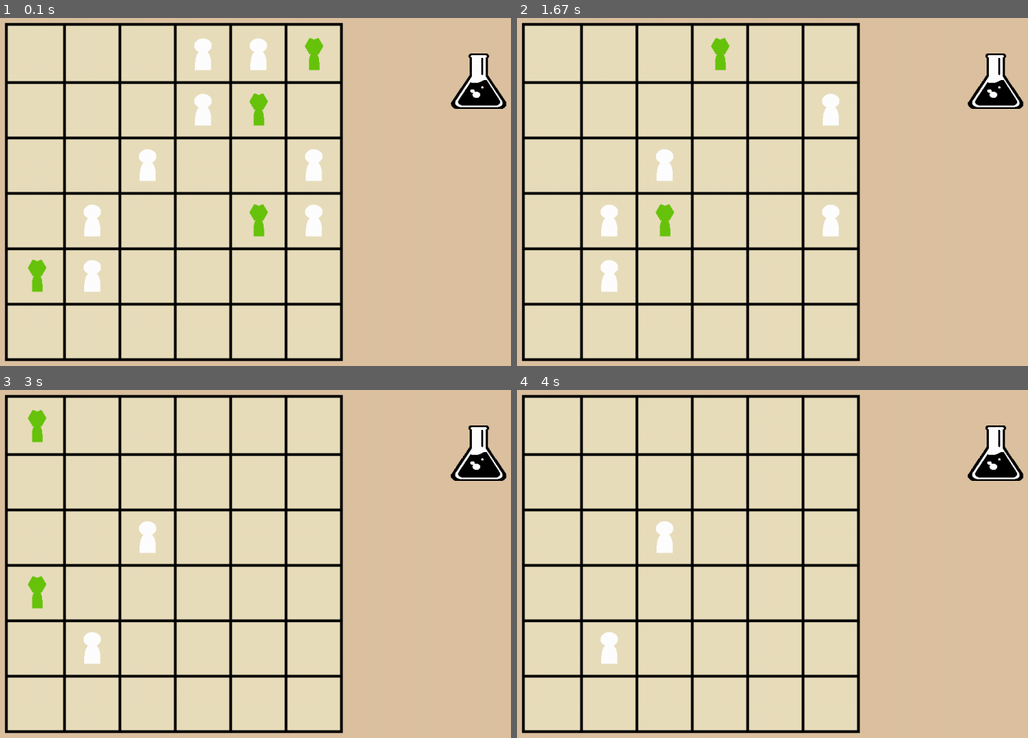
Above: before the commit, frames 1-4 (two rows, left to right).
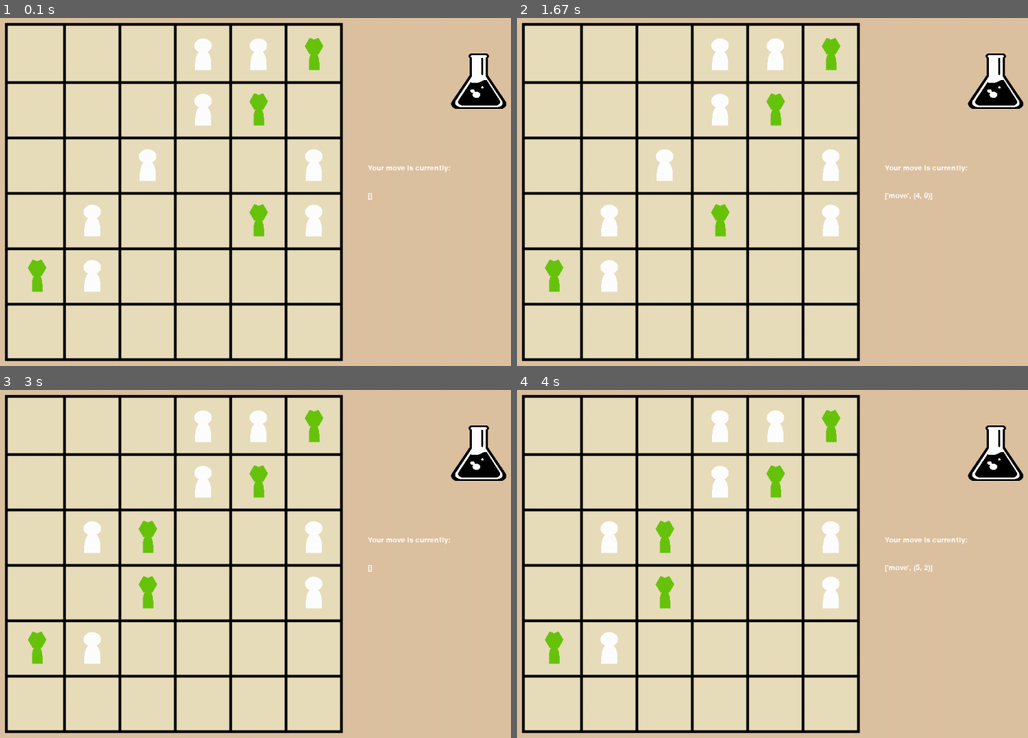
Above: after the commit, the same moments.

Repository: RonaldKroening/SGAI-Outbreak
Game: pygame game, started from SGAI_MK3/main.py
Two runs of this game, one before a commit and one after it. Both use one fixed random seed, a clock stepped at 60 frames per second and the inputs below.
Inputs (mouse positions are in pixels of both pictures, inside the frame that each line leads up to):
- Up to frame 1 (0.1 s): no input
- Up to frame 2 (1.67 s): press the mouse at (997, 80) at 0.37 s; move the mouse to (782, 87) at 0.47 s; release the mouse at (568, 98) at 0.6 s; press the mouse at (997, 80) at 0.7 s; move the mouse to (920, 143) at 0.8 s; release the mouse at (849, 202) at 0.93 s; press the mouse at (997, 80) at 1.03 s; move the mouse to (920, 122) at 1.13 s; release the mouse at (844, 164) at 1.27 s; press the mouse at (997, 80) at 1.37 s; move the mouse to (884, 42) at 1.47 s; release the mouse at (outside the picture) at 1.6 s
- Up to frame 3 (3 s): press the mouse at (480, 452) at 1.7 s; move the mouse to (357, 574) at 1.8 s; release the mouse at (240, 699) at 1.93 s; press the mouse at (480, 452) at 2.03 s; move the mouse to (275, 529) at 2.13 s; release the mouse at (71, 605) at 2.27 s; press the mouse at (480, 452) at 2.37 s; move the mouse to (403, 428) at 2.47 s; release the mouse at (327, 407) at 2.6 s; press the mouse at (480, 452) at 2.7 s; move the mouse to (490, 511) at 2.8 s; release the mouse at (505, 570) at 2.93 s
- Up to frame 4 (4 s): press the mouse at (997, 452) at 3.03 s; move the mouse to (782, 508) at 3.13 s; release the mouse at (568, 564) at 3.27 s; press the mouse at (997, 452) at 3.37 s; move the mouse to (915, 463) at 3.47 s; release the mouse at (838, 473) at 3.6 s; press the mouse at (997, 452) at 3.7 s; move the mouse to (910, 480) at 3.8 s; release the mouse at (823, 508) at 3.93 s

The runs differ from the first frame. In frame 1, 0.1% of the frame differs, in the area x 71-100%, y 10-53%; in frame 2, 2.7%; in frame 3, 3.4%, in the area x 5-100%, y 5-79%; in frame 4, 3.0%.

Commit message:
fix some bugs, get game working more

Diff:
--- a/SGAI_MK3/Board.py
+++ b/SGAI_MK3/Board.py
@@ -1,6 +1,8 @@
+from tracemalloc import start
 from State import State
 import random as rd
 from Person import Person
+from typing import Tuple
 
 
 class Board:
@@ -49,28 +51,43 @@
         return [reward, f[1]]
 
     def get_possible_moves(self, action, role):
+        """
+        Get the coordinates of people (or zombies) that are able
+        to make the specified move.
+        @param action - the action to return possibilities for (options are 'bite', 'moveUp', 'moveDown','moveLeft', 'moveRight', and 'heal')
+        @param role - either 'Zombie' or 'Government'; helps decide whether an action
+        is valid and which people/zombies it applies to
+        """
         poss = []
         B = self.clone(self.States, self.Player_Role)
+
         if role == "Zombie":
-            for state in self.States:
-                if state.person != None:
+            for idx in range(len(self.States)):
+                B.States = [self.States[i].clone() for i in range(len(self.States))]
+                state = self.States[idx]
+                if state.person is not None:
                     if action == "bite":
-                        if state.person.isZombie == False:
+                        # if the current space isn't a zombie and it is adjacent
+                        # a space that is a zombie
+                        if not state.person.isZombie and self.isAdjacentTo(
+                            self.toCoord(idx), True
+                        ):
                             poss.append(B.toCoord(state.location))
                     else:
                         if state.person.isZombie:
                             if action == "moveUp":
-                                if B.moveUp(B.toCoord(state.location)):
+                                if B.moveUp(B.toCoord(state.location))[0]:
                                     poss.append(B.toCoord(state.location))
                             elif action == "moveDown":
-                                if B.moveDown(B.toCoord(state.location)):
+                                if B.moveDown(B.toCoord(state.location))[0]:
                                     poss.append(B.toCoord(state.location))
                             elif action == "moveLeft":
-                                if B.moveLeft(B.toCoord(state.location)):
+                                if B.moveLeft(B.toCoord(state.location))[0]:
                                     poss.append(B.toCoord(state.location))
                             elif action == "moveRight":
-                                if B.moveRight(B.toCoord(state.location)):
-                                    poss.append(B.toCoord(state.location))
+                                if B.moveRight(B.toCoord(state.location))[0]:
+                                    poss.append(B.toCoord(state.location))
+
         elif role == "Government":
             for state in self.States:
                 if state.person != None:
@@ -100,64 +117,82 @@
         return (int(i % self.columns), int(i / self.rows))
 
     def toIndex(self, coordinates):
-        return int(coordinates[1] * self.rows) + int(coordinates[0])
-
-    def clone(self, L, role):
+        return int(coordinates[1] * self.columns) + int(coordinates[0])
+
+    def isValidCoordinate(self, coordinates):
+        return (
+            coordinates[1] < self.rows
+            and coordinates[1] >= 0
+            and coordinates[0] < self.columns
+            and coordinates[0] >= 0
+        )
+
+    def clone(self, L: list, role):
         NB = Board((self.rows, self.columns), role)
-        NB.States = L
+        NB.States = L.copy()
         NB.Player_Role = role
         return NB
 
-    def moveUp(self, coords):
-        i = self.toIndex(coords)
-        n = (coords[0], coords[1] - 1)
-        print("new coords ", n)
-        j = int(n[0] % self.columns) + int(n[1] * self.rows)
+    def isAdjacentTo(self, coord, is_zombie: bool) -> bool:
+        ret = False
+        vals = [
+            (coord[0], coord[1] + 1),
+            (coord[0], coord[1] - 1),
+            (coord[0] + 1, coord[1]),
+            (coord[0] - 1, coord[1]),
+        ]
+        for coord in vals:
+            if (
+                self.isValidCoordinate(coord)
+                and self.States[self.toIndex(coord)].person is not None
+                and self.States[self.toIndex(coord)].person.isZombie == is_zombie
+            ):
+                ret = True
+                break
+
+        return ret
+
+    def move(self, from_coords, new_coords) -> Tuple[bool, int]:
+        start_idx = self.toIndex(from_coords)
+
+        # idk why this line is here, but I kept it from the original code just in case
+        destination_idx = int(new_coords[0] % self.columns) + int(
+            new_coords[1] * self.rows
+        )
+
+        if not self.isValidCoordinate(new_coords):
+            return [False, destination_idx]
+
+        destination_idx = self.toIndex(new_coords)
         try:
-            self.States[j].person = self.States[i].person
-            self.States[i].person = None
-            return [True, j]
+            # only allow a move if the space isn't already occupied
+            if self.States[destination_idx].person is None:
+                self.States[destination_idx].person = self.States[start_idx].person
+                self.States[start_idx].person = None
+                return [True, destination_idx]
+            return [False, destination_idx]
         except:
-            return [False, j]
-
-    def moveDown(self, coords):
-        i = self.toIndex(coords)
-        n = (coords[0], coords[1] + 1)
-        print("new coords ", n)
-        j = int(n[0] % self.columns) + int(n[1] * self.rows)
-        try:
-            self.States[j].person = self.States[i].person
-            self.States[i].person = None
-            return [True, j]
-        except:
-            return [False, j]
-
-    def moveLeft(self, coords):
-        i = self.toIndex(coords)
-        n = (coords[0] - 1, coords[1])
-        print("new coords ", n)
-        j = int(n[0] % self.columns) + int(n[1] * self.rows)
-        try:
-            self.States[j].person = self.States[i].person
-            self.States[i].person = None
-            return [True, j]
-        except:
-            return [False, j]
-
-    def moveRight(self, coords):
-        print("moving right")
-        i = self.toIndex(coords)
-        n = (coords[0] + 1, coords[1])
-        print("new coords ", n)
-        j = int(n[0] % self.columns) + int(n[1] * self.rows)
-        print("moving to ", n, " index ", j)
-        print("person at new index: ", self.States[j].person)
-        try:
-            self.States[j].person = self.States[i].person
-            self.States[i].person = None
-            return [True, j]
-        except:
-            return [False, j]
+            return [False, destination_idx]
+
+    def moveUp(self, coords) -> Tuple[bool, int]:
+        new_coords = (coords[0], coords[1] - 1)
+        print(f"going from {coords} to new coords {new_coords}")
+        return self.move(coords, new_coords)
+
+    def moveDown(self, coords) -> Tuple[bool, int]:
+        new_coords = (coords[0], coords[1] + 1)
+        print(f"going from {coords} to new coords {new_coords}")
+        return self.move(coords, new_coords)
+
+    def moveLeft(self, coords) -> Tuple[bool, int]:
+        new_coords = (coords[0] - 1, coords[1])
+        print(f"going from {coords} to new coords {new_coords}")
+        return self.move(coords, new_coords)
+
+    def moveRight(self, coords) -> Tuple[bool, int]:
+        new_coords = (coords[0] + 1, coords[1])
+        print(f"going from {coords} to new coords {new_coords}")
+        return self.move(coords, new_coords)
 
     def QGreedyat(self, state_id):
         biggest = self.QTable[state_id][0] * self.Player_Role
--- a/SGAI_MK3/Person.py
+++ b/SGAI_MK3/Person.py
@@ -15,3 +15,9 @@
         ret.isVaccinated = self.isVaccinated
         ret.wasCured = self.wasCured
         return ret
+
+    def __str__(self) -> str:
+        return f"Person who is a zombie? {self.isZombie}"
+
+    def __repr__(self) -> str:
+        return str(self)
--- a/SGAI_MK3/PygameFunctions.py
+++ b/SGAI_MK3/PygameFunctions.py
@@ -24,16 +24,23 @@
 screen.fill("#DDC2A1")
 
 
-def get_action(B, x, y):
-    heal_check = x >= 900 and x <= 1100 and y > 199 and y < 301
-    a = int((x - 150) / 100)
-    b = int((y - 150) / 100)
-    move_check = a >= 0 and a < B.columns and b >= 0 and b < B.rows
-    c = (int((x - 150) / 100), int((y - 150) / 100))
+def get_action(B, pixel_x, pixel_y):
+    """
+    Get the action that the click represents.
+    If the click was on the heal button, returns "heal"
+    Else, returns the board coordinates of the click (board_x, board_y)
+    """
+    heal_check = pixel_x >= 900 and pixel_x <= 1100 and pixel_y > 199 and pixel_y < 301
+    board_x = int((pixel_x - 150) / 100)
+    board_y = int((pixel_y - 150) / 100)
+    move_check = (
+        board_x >= 0 and board_x < B.columns and board_y >= 0 and board_y < B.rows
+    )
+    board_coords = (int((pixel_x - 150) / 100), int((pixel_y - 150) / 100))
     if heal_check:
         return "heal"
     else:
-        return c
+        return board_coords
 
 
 def display_people(StateList, board_dimensions):
@@ -53,6 +60,7 @@
 
 
 def run(GameBoard, bd):
+    screen.fill(BACKGROUND)
     build_grid(screen, 5, 100, 150)
     display_image(screen, "Assets/cure.jpeg", cell_dimensions, (950, 200))
     # pygame.display.flip()
--- a/SGAI_MK3/State.py
+++ b/SGAI_MK3/State.py
@@ -1,54 +1,63 @@
-import Person
+from Person import Person
 import math
-class State():
+
+
+class State:
     person = None
     location = 0
-    def distance(self,other_id):
+
+    def distance(self, other_id):
         first_coord = self.toCoord(self.location)
         second_coord = self.toCoord(other_id)
         a = second_coord[0] - first_coord[0]
         b = second_coord[1] - first_coord[1]
-        a = a* a
-        b= b * a
-        return math.pow(int(a+b),.5)
-    def nearest_zombie(self,B):
+        a = a * a
+        b = b * a
+        return math.pow(int(a + b), 0.5)
+
+    def nearest_zombie(self, B):
         smallest_dist = 100
         for state in B.States:
-            if(state.person != None):
-                if(state.person.isZombie):
+            if state.person != None:
+                if state.person.isZombie:
                     d = self.distance(state.id)
-                    if(d < smallest_dist):
+                    if d < smallest_dist:
                         smallest_dist = d
         return smallest_dist
 
     def evaluate(self, action, Board):
         reward = 0
         reward += self.nearest_zombie() - 3
-        if(action == "heal"):
+        if action == "heal":
             reward += 5
-        elif(action == "bite" and self.person.isZombie):
+        elif action == "bite" and self.person.isZombie:
             chance = 0
-            if(self.person.wasVaccinated != self.person.wasCured):
-                chance = .25
-            if(self.person.wasVaccinated and self.person.wasCured):
-                chance = .5
-            reward = reward + int(5 *(2+chance))
+            if self.person.wasVaccinated != self.person.wasCured:
+                chance = 0.25
+            if self.person.wasVaccinated and self.person.wasCured:
+                chance = 0.5
+            reward = reward + int(5 * (2 + chance))
         return reward
 
     def adjacent(self, Board):
         newCoord = Board.toCoord(self.location)
         print(newCoord)
         moves = [
-                (newCoord[0],newCoord[1]-1),
-                (newCoord[0],newCoord[1]+1),
-                (newCoord[0]-1,newCoord[1]),
-                (newCoord[0]+1,newCoord[1])
+            (newCoord[0], newCoord[1] - 1),
+            (newCoord[0], newCoord[1] + 1),
+            (newCoord[0] - 1, newCoord[1]),
+            (newCoord[0] + 1, newCoord[1]),
         ]
-        print("moves ",moves)
+        print("moves ", moves)
         remove = []
         for i in range(4):
             move = moves[i]
-            if(move[0] < 0 or move[0] > Board.columns or move[1] < 0 or move[1] > Board.rows):
+            if (
+                move[0] < 0
+                or move[0] > Board.columns
+                or move[1] < 0
+                or move[1] > Board.rows
+            ):
                 remove.append(i)
         remove.reverse()
         for r in remove:
@@ -56,8 +65,11 @@
         return moves
 
     def clone(self):
-        return State(self.person, self.location)
-    def __init__(self, p, i) -> None:
+        if self.person is None:
+            return State(self.person, self.location)
+        return State(self.person.clone(), self.location)
+
+    def __init__(self, p: Person, i) -> None:
         self.person = p
         self.location = i
         pass
--- a/SGAI_MK3/main.py
+++ b/SGAI_MK3/main.py
@@ -8,10 +8,11 @@
 columns = 6
 bd = (rows, columns)
 
-role = "Government"
+role = "Government"  # valid options are "Government" and "Zombie"
 rn = 1
 if role == "Zombie":
     rn = -1
+roleToIsZombieMappings = {"Government": False, "Zombie": True}
 GameBoard = Board(bd, rn)
 GameBoard.populate()
 print("Board Population: ", GameBoard.population)
@@ -33,82 +34,125 @@
 epochs = 1000
 epochs_ran = 0
 Original_Board = GameBoard.clone(GameBoard.States, GameBoard.Player_Role)
+font = pygame.font.SysFont("Comic Sans", 20)
 while running:
     P = PF.run(GameBoard, bd)
+
     if self_play:
+        # get events
         for event in P:
-            x, y = pygame.mouse.get_pos()
             if event.type == pygame.MOUSEBUTTONUP:
+                x, y = pygame.mouse.get_pos()
                 action = PF.get_action(GameBoard, x, y)
-                c = (int((x - 150) / 100), int((y - 150) / 100))
                 if action == "heal":
                     if "heal" not in take_action:
                         take_action.append("heal")
-                elif (
-                    GameBoard.toIndex(c) < (rows * columns)
-                    and GameBoard.toIndex(c) > -1
-                ):
-                    if "move" not in take_action and len(take_action) == 0:
-                        take_action.append("move")
-                        ["move", (2, 3), (2, 2)]
-                    take_action.append(c)
-                if len(take_action) > 1:
-                    if take_action[0] == "move":
-                        if len(take_action) > 2:
-                            directionToMove = PF.direction(
-                                take_action[1], take_action[2]
-                            )
-                            g = False
-                            if directionToMove == "moveUp":
-                                print("goin to ", directionToMove)
-                                g = GameBoard.moveUp(take_action[1])
-                            elif directionToMove == "moveDown":
-                                print("goin to ", directionToMove)
-                                g = GameBoard.moveDown(take_action[1])
-                            elif directionToMove == "moveLeft":
-                                print("goin to ", directionToMove)
-                                g = GameBoard.moveLeft(take_action[1])
-                            elif directionToMove == "moveRight":
-                                print("goin to ", directionToMove)
-                                g = GameBoard.moveRight(take_action[1])
-                            playerMoved = True
-                    elif take_action[0] == "heal":
-                        print("Heal person at ", take_action[1])
-                        take_action = []
-                        playerMoved = True
-                if playerMoved:
-                    playerMoved = False
-                    take_action = []
-                    print("Enemy turn")
-                    # Random Zombie Move
-                    ta = ""
-                    if role == "Government":
-                        r = rd.randint(0, 5)
-                        while r == 4:
-                            r = rd.randint(0, 5)
-                        ta = action_space[r]
-                    else:
-                        r = rd.randint(0, 4)
-                        ta = action_space[r]
-                    poss = GameBoard.get_possible_moves(ta, "Zombie")
-                    r = rd.randint(0, len(poss) - 1)
-                    a = poss[r]
-                    G = False
-                    if ta == "moveUp":
-                        G = GameBoard.moveUp(a)
-                    elif ta == "moveDown":
-                        G = GameBoard.moveDown(a)
-                    elif ta == "moveLeft":
-                        G = GameBoard.moveLeft(a)
-                    elif ta == "moveRight":
-                        G = GameBoard.moveRight(a)
-                    elif ta == "bite":
-                        G = GameBoard.bite(a)
-                    elif ta == "heal":
-                        G = GameBoard.heal(a)
+                else:
+                    idx = GameBoard.toIndex(action)
+                    # action is a coordinate
+                    if idx < (rows * columns) and idx > -1:
+                        if "move" not in take_action and len(take_action) == 0:
+                            # make sure that the space is not an empty space or a space of the opposite team
+                            # since cannot start a move from those invalid spaces
+                            if (
+                                GameBoard.States[idx].person is not None
+                                and GameBoard.States[idx].person.isZombie
+                                == roleToIsZombieMappings[role]
+                            ):
+                                take_action.append("move")
+                            else:
+                                continue
+
+                        # don't allow duplicate cells
+                        if action not in take_action:
+                            take_action.append(action)
             if event.type == pygame.QUIT:
                 running = False
+
+        # display what take action currently is
+        PF.screen.blit(
+            font.render("Your move is currently:", True, PF.WHITE),
+            (800, 400),
+        )
+        PF.screen.blit(font.render(f"{take_action}", True, PF.WHITE), (800, 450))
+
+        # time for player to do stuff
+        if len(take_action) > 1:
+            if take_action[0] == "move":
+                if len(take_action) > 2:
+                    directionToMove = PF.direction(take_action[1], take_action[2])
+                    g = False
+                    if directionToMove == "moveUp":
+                        print("goin to ", directionToMove)
+                        g = GameBoard.moveUp(take_action[1])
+                    elif directionToMove == "moveDown":
+                        print("goin to ", directionToMove)
+                        g = GameBoard.moveDown(take_action[1])
+                    elif directionToMove == "moveLeft":
+                        print("goin to ", directionToMove)
+                        g = GameBoard.moveLeft(take_action[1])
+                    elif directionToMove == "moveRight":
+                        print("goin to ", directionToMove)
+                        g = GameBoard.moveRight(take_action[1])
+                    print(f"did it succeed? {g[0]}")
+                    playerMoved = True
+                    take_action = []
+                elif take_action[0] == "heal":
+                    print("Heal person at ", take_action[1])
+                    playerMoved = True
+                    take_action = []
+
+        # computer turn
+        if playerMoved:
+            pygame.display.update()
+            playerMoved = False
+            take_action = []
+            print("Enemy turn")
+
+            possible_move_coords = []
+            while len(possible_move_coords) == 0:
+                action = ""
+                if role == "Government":  # role is player role
+                    # Random Zombie Move
+                    r = rd.randint(0, 5)
+                    while r == 4:  # do not allow it to try to heal
+                        r = rd.randint(0, 5)
+                    action = action_space[r]
+                    print("potential action is", action)
+                    possible_move_coords = GameBoard.get_possible_moves(
+                        action, "Zombie"
+                    )
+                else:
+                    # random government move (moves, heal)
+                    r = rd.randint(0, 4)
+                    action = action_space[r]
+                    possible_move_coords = GameBoard.get_possible_moves(
+                        action, "Government"
+                    )
+
+            move_coord = rd.choice(possible_move_coords)
+
+            print("action chosen is", action)
+            print("move start coord is", move_coord)
+
+            G = False
+            if action == "moveUp":
+                G = GameBoard.moveUp(move_coord)
+            elif action == "moveDown":
+                G = GameBoard.moveDown(move_coord)
+            elif action == "moveLeft":
+                G = GameBoard.moveLeft(move_coord)
+            elif action == "moveRight":
+                G = GameBoard.moveRight(move_coord)
+            elif action == "bite":
+                G = GameBoard.bite(move_coord)
+            elif action == "heal":
+                G = GameBoard.heal(move_coord)
+
+            print("stopping")
+
         pygame.display.update()
+
     else:
         if epochs_ran % 100 == 0:
             print("Board Reset!")
